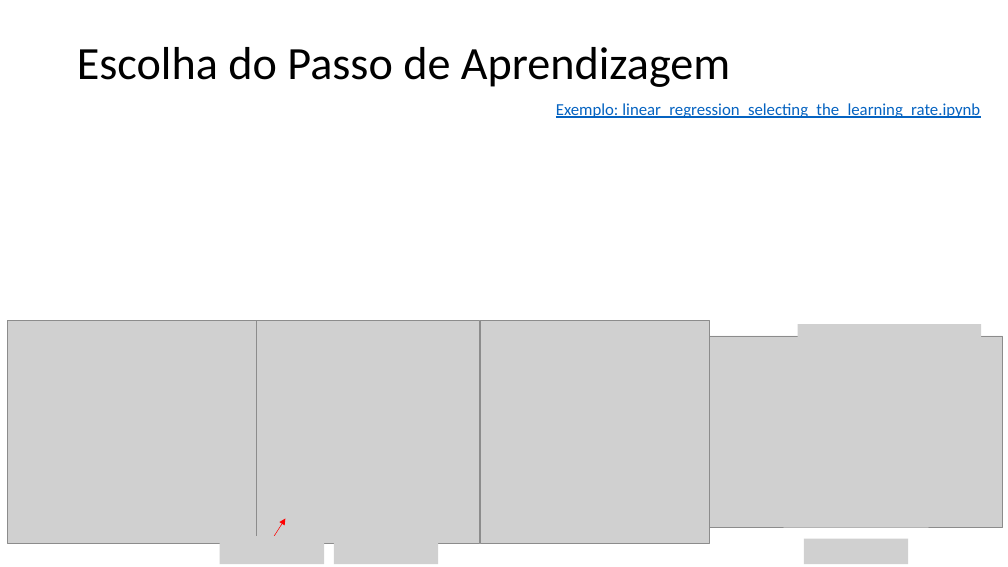
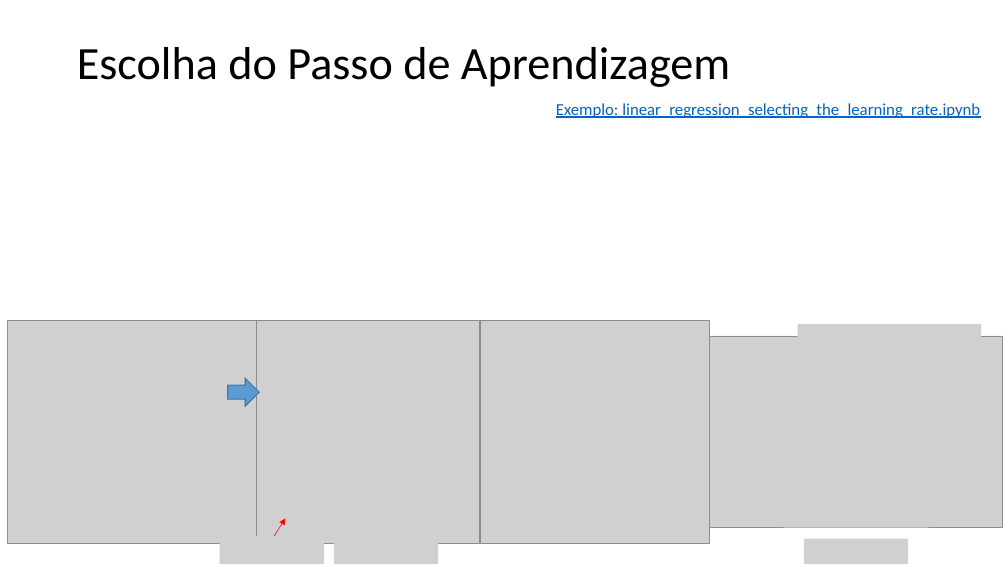
Before and after one commit to zz4fap/t319_aprendizado_de_maquina, a slide deck: slide 4 of slides/T319_Regressão_Linear (Parte III).pptx. Drawn at 1008x567 pixels with LibreOffice and Linux fonts; fonts in the diff are those of the drawing; grey boxes stand for pictures. Boxes give left, top, right and bottom in pixels: in the first picture for what was removed or moved away, otherwise in the second. Text is boxed around its words. In the diff, an @@ line names an element or a change of style, - is before the commit and + after.

```diff
--- a/slides/T319_Regressão_Linear (Parte III).pptx
+++ b/slides/T319_Regressão_Linear (Parte III).pptx
@@ right arrow added at (228, 378, 259, 406), fill #5B9BD5, outline #43739E 1 pt @@
```
Also in this commit, not shown: 1 other slide changed, 5 other files.
